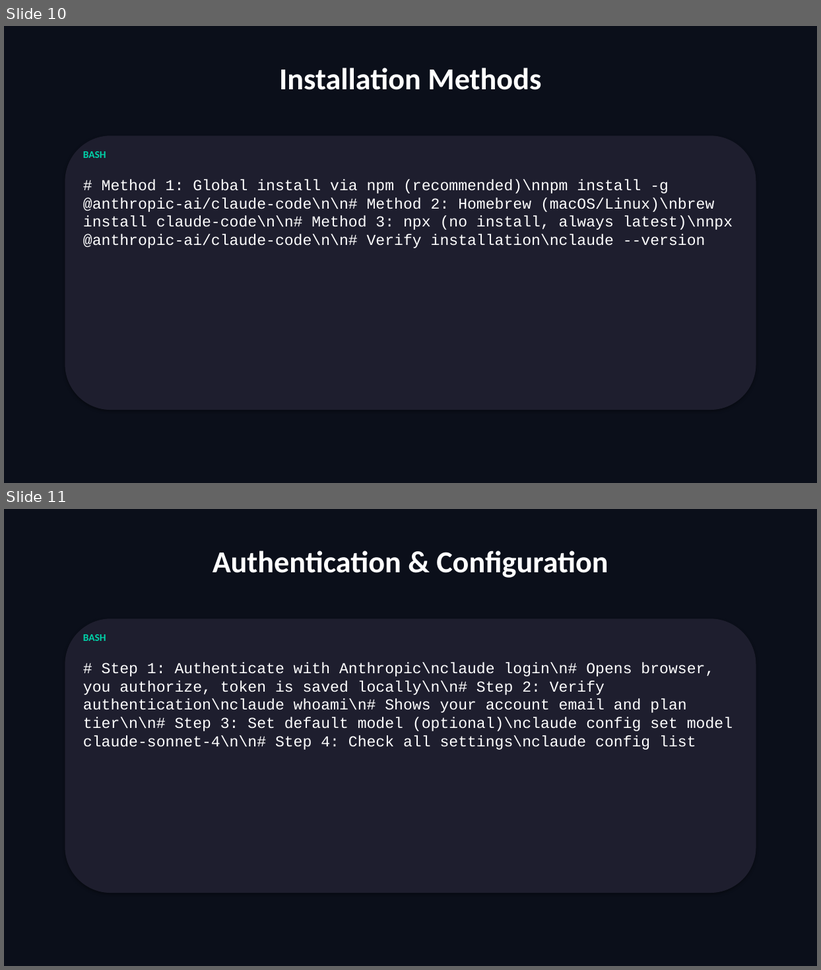
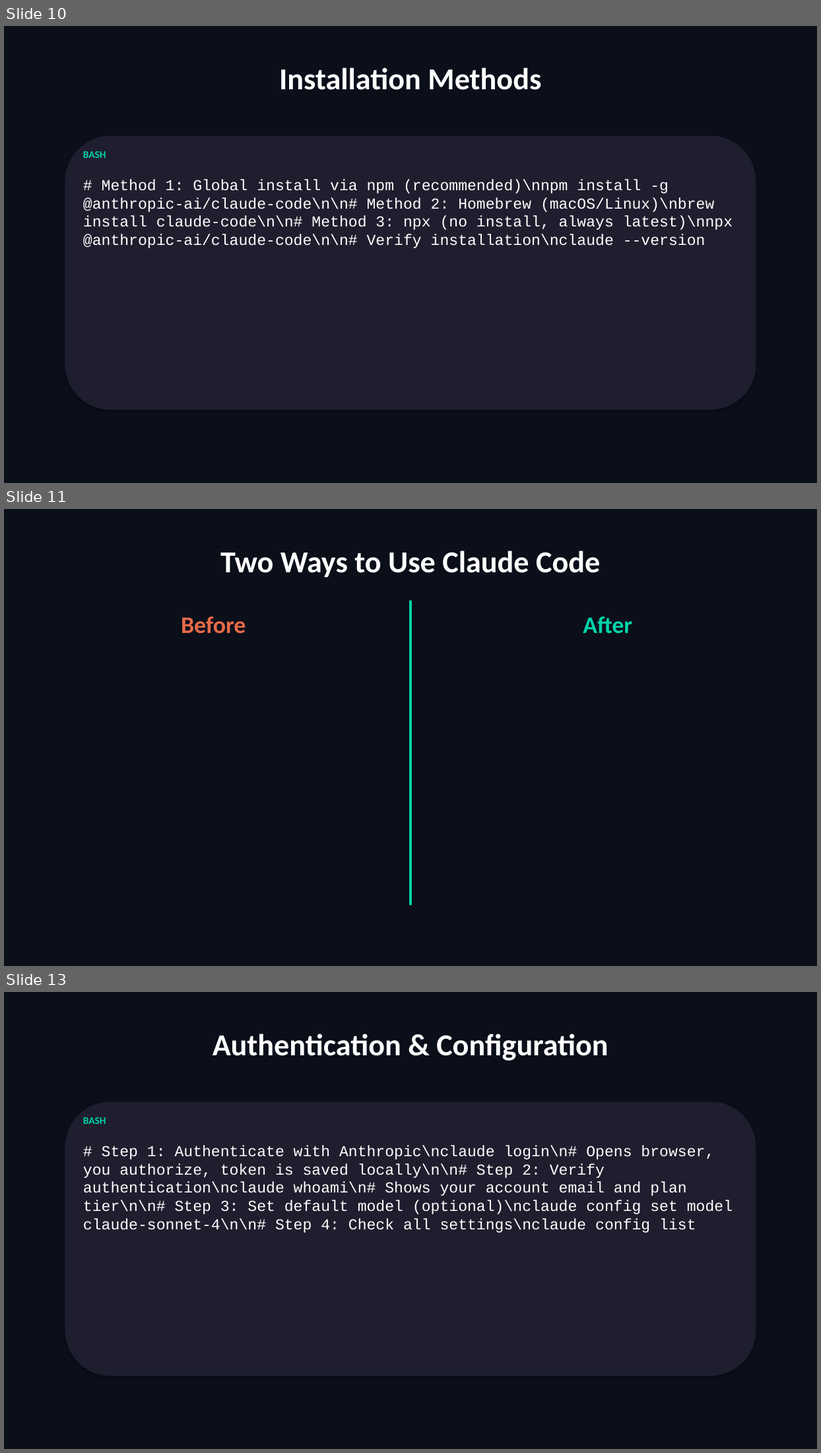
Before and after one commit to scottrhay/AIA-ClaudeCopilot, a slide deck: slides/Day2_Claude_Code_Fundamentals.pptx. Shown one above the other, each under a label of ours: slides 10 and 11 before the commit, slides 10, 11 and 13 after it; the slides between them are not shown. The pictures are 821x970 and 821x1453 pixels, drawn with LibreOffice and Linux fonts; fonts in the diff are those of the drawing. Boxes give left, top, right and bottom in pixels: in the first picture for what was removed or moved away, otherwise in the second. Text is boxed around its words. In the diff, an @@ line names an element or a change of style, - is before the commit and + after.

Commit message:
Add Claude Code Desktop GUI coverage
Day 2 (106→108 slides):
- Two Ways to Use Claude Code: Terminal vs Desktop GUI comparison
- Claude Code Desktop Interface: screenshot placeholder, UI walkthrough

Ebook Ch 12: Desktop GUI path added to Monday setup with caveats
(preview status, memory issues, run-as-admin tip)

Source: Joe Njenga 'Claude Code Desktop: The New Way to Build Faster'

```diff
--- a/slides/Day2_Claude_Code_Fundamentals.pptx
+++ b/slides/Day2_Claude_Code_Fundamentals.pptx
@@ slide 11 added at (4,509,817,966), background #0B0F1A @@
@@ text added at (220,551,600,578), 36 pt, text #FFFFFF, bold @@
+Two Ways to Use Claude Code
@@ rectangle added at (410,601,412,906), fill #00D4AA @@
@@ text added at (181,617,246,634), 28 pt, text #E86B4A, bold @@
+Before
@@ text added at (583,617,632,634), 28 pt, text #00D4AA, bold @@
+After
@@ what was slide 11 is now slide 13 @@
```
Also in this commit, not shown: 7 slides changed, 2 other slides added, 1 slide removed.
